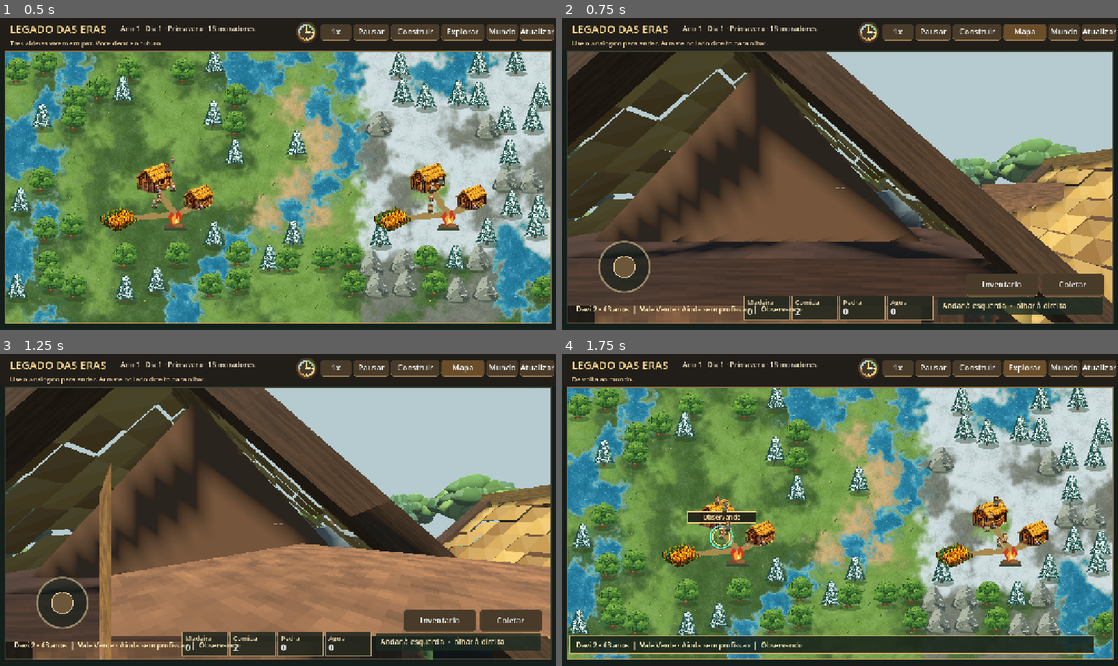
Above: before the commit, frames 1-4 (two rows, left to right).
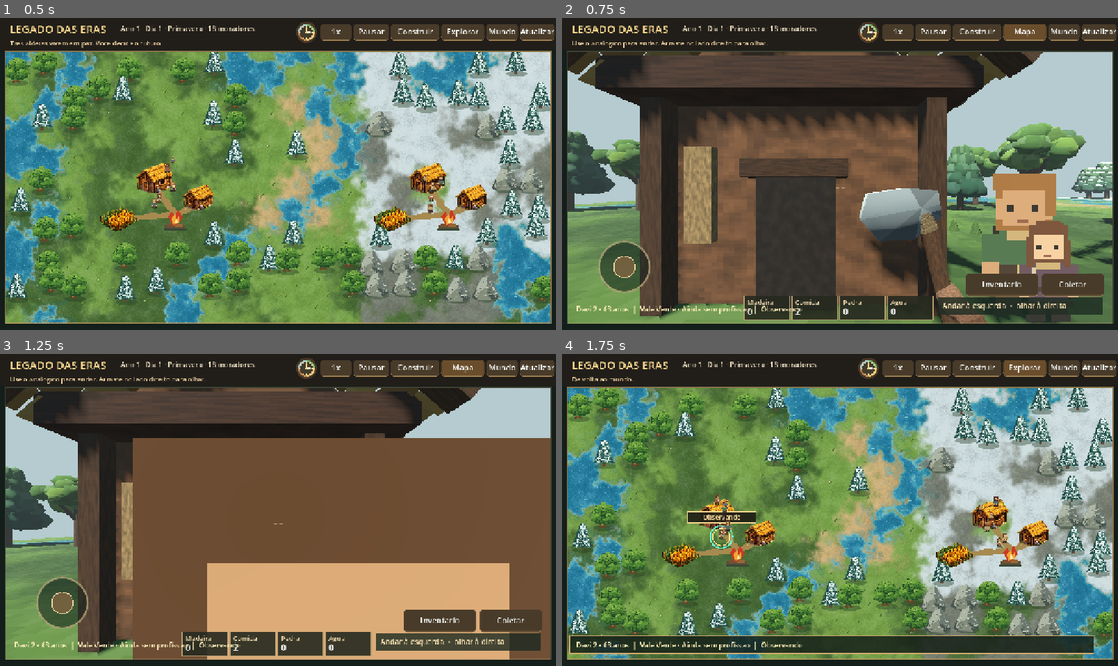
Above: after the commit, the same moments.

Repository: contateste123455667788994321-max/legados-das-eras
Game: Godot game, scene res://scenes/Main.tscn
Two runs of this game, one before a commit and one after it. Both use one fixed random seed, a clock stepped at 60 frames per second and the inputs below.
Inputs:
- Up to frame 1 (0.5 s): no input
- Up to frame 2 (0.75 s): click "Explorar" at 0.5 s
- Up to frame 3 (1.25 s): no input
- Up to frame 4 (1.75 s): click "Mapa" at 1.25 s

Frame 1 is identical in both runs. In frame 2, 57% of the frame differs, in the area x 1-99%, y 10-98%; in frame 3, 62%; in frame 4, nothing differs.

Commit message:
Use same pixel character art in first person and synchronize village layout and proportions with map

Diff:
--- a/scripts/character_3d.gd
+++ b/scripts/character_3d.gd
@@ -340,42 +340,35 @@
 	var houses: int = mini(int(town.get("houses", 2)), 8)
 	var farms: int = mini(int(town.get("farms", 1)), 6)
 	var offsets: Array[Vector2] = [
-		Vector2(0, 0), Vector2(2.1, 1.0), Vector2(-2.0, -1.4),
-		Vector2(2.6, -1.4), Vector2(-2.8, 1.7), Vector2(0, -3.0),
-		Vector2(-0.6, 3.0), Vector2(3.5, 2.9)
+		Vector2(0.0,-0.35)*SPACING, Vector2(1.60,0.35)*SPACING, Vector2(-1.25,-0.75)*SPACING,
+		Vector2(2.15,-0.85)*SPACING, Vector2(-2.4,0.15)*SPACING, Vector2(0.95,-1.65)*SPACING,
+		Vector2(-1.35,1.45)*SPACING, Vector2(2.9,1.15)*SPACING
 	]
 	for i in range(houses):
 		var v: Vector2 = offsets[i]
-		_hut(root_mesh, p + Vector3(v.x, 0, v.y), 0.89 if i > 0 else 1.08, int(town.get("level", 1)))
+		_hut(root_mesh, p + Vector3(v.x, 0, v.y), 1.32 if i > 0 else 1.55, int(town.get("level", 1)))
+	var farm_spots: Array[Vector2] = [Vector2(-1.4,1.15),Vector2(-2.2,2.20),Vector2(1.3,1.85),Vector2(2.9,2.0),Vector2(-2.8,-1.1),Vector2(3.1,-1.4)]
 	for i in range(farms):
-		_farm(root_mesh, p + Vector3(-2.0 + float(i % 3) * 2.8, 0.04, 3.2 + float(i / 3) * 2.2))
-	_fire(root_mesh, p + Vector3(1.4, 0.0, 2.4))
+		_farm(root_mesh,p+Vector3(farm_spots[i].x*SPACING,0.04,farm_spots[i].y*SPACING))
+	_fire(root_mesh,p+Vector3(0.7*SPACING,0,SPACING))
 
 func _make_person_3d(person: Dictionary) -> Node3D:
 	var figure := Node3D.new()
 	root_mesh.add_child(figure)
-	var scale_factor: float = [0.42,0.68,1.0,0.91][game.world.life_stage(person)]
-	figure.scale = Vector3.ONE * scale_factor
-	var female: bool = int(person.get("gender", 0)) == 1
-	var palette := ["#8b6545","#54734b","#986047","#5f7181","#b39254","#6e525c","#536d65","#77543d","#b2a071","#695b48"]
-	var outfit: String = palette[posmod(int(person.get("appearance",person["id"])),10)]
-	var skin: String = ["#e3b68b","#c99568","#ae7850","#895b42","#f0cba3"][posmod(int(person.get("skin",0)),5)]
-	var hair: String = "#c6c0b2" if game.world.life_stage(person)==3 else ["#392b22","#5d3a26","#211f1c","#9c6e36","#6b4830","#a1714c"][posmod(int(person.get("hair",0)),6)]
-	if str(person.get("profession", "")) == "Guarda":
-		outfit = "#667581"
-	elif str(person.get("profession", "")) == "Agricultor":
-		outfit = "#a98b4b"
-	elif str(person.get("profession", "")) == "Construtor":
-		outfit = "#6e7555"
-	_box(figure, Vector3(0.0, 0.91, 0.0), Vector3(0.48, 0.68, 0.30), outfit)
-	_box(figure, Vector3(0.0, 1.43, 0.0), Vector3(0.39, 0.43, 0.38), skin)
-	_box(figure, Vector3(0.0, 1.67, -0.01), Vector3(0.43, 0.12, 0.40), hair)
-	for side in [-1, 1]:
-		_box(figure, Vector3(float(side) * 0.35, 0.85, 0.0), Vector3(0.20, 0.68, 0.22), skin)
-		_box(figure, Vector3(float(side) * 0.14, 0.35, 0.0), Vector3(0.22, 0.64, 0.27), "#584c3b")
-		_box(figure, Vector3(float(side) * 0.14, 0.08, -0.045), Vector3(0.25, 0.17, 0.33), "#392e25")
-	_box(figure, Vector3(-0.10, 1.47, -0.20), Vector3(0.065, 0.067, 0.02), "#2b2a27")
-	_box(figure, Vector3(0.10, 1.47, -0.20), Vector3(0.065, 0.067, 0.02), "#2b2a27")
+	# Sprites pixelados reais no mesmo espaço 3D, como em RPGs retro.
+	var sprite := Sprite3D.new()
+	var atlas := AtlasTexture.new()
+	atlas.atlas = load("res://assets/landscape/people_atlas.svg")
+	var variant: int = posmod(int(person.get("appearance",person["id"])),10)
+	atlas.region = Rect2(float(variant%5)*64.0+16.0,float(int(person["gender"])*2+floori(float(variant)/5.0))*48.0,32.0,48.0)
+	sprite.texture = atlas
+	sprite.pixel_size = 0.028
+	sprite.texture_filter = BaseMaterial3D.TEXTURE_FILTER_NEAREST
+	sprite.billboard = BaseMaterial3D.BILLBOARD_FIXED_Y
+	sprite.alpha_cut = SpriteBase3D.ALPHA_CUT_DISCARD
+	sprite.position.y = 0.59
+	sprite.shaded = true
+	figure.add_child(sprite)
 	return figure
 
 func _refresh_people_models() -> void:
@@ -400,8 +393,10 @@
 		figure.scale = Vector3.ONE * [0.42,0.68,1.0,0.91][game.world.life_stage(person)]
 		figure.position = Vector3((float(person["x"]) + 0.5) * SPACING, 0.0, (float(person["y"]) + 0.5) * SPACING)
 		var d := Vector2(float(person.get("target_x", person["x"])) - float(person["x"]), float(person.get("target_y", person["y"])) - float(person["y"]))
-		if d.length_squared() > 0.04:
-			figure.rotation.y = atan2(-d.x, -d.y)
+		var sprite: Sprite3D = figure.get_child(0) as Sprite3D
+		if sprite != null:
+			sprite.flip_h = d.x < 0
+			sprite.position.y = 0.59 + (absf(sin(float(Time.get_ticks_msec())*0.013+float(id)))*0.035 if d.length_squared()>0.04 and game.world.speed>0 else 0.0)
 
 func _build_signature() -> String:
 	var parts: Array[String] = []
@@ -460,7 +455,7 @@
 func follow(actor: Dictionary, yaw: float, pitch: float = 0.0) -> void:
 	if camera == null or actor.is_empty():
 		return
-	camera.position = Vector3((float(actor["x"]) + 0.5) * SPACING, 1.7, (float(actor["y"]) + 0.5) * SPACING)
+	camera.position = Vector3((float(actor["x"]) + 0.5) * SPACING, 1.18 * [0.42,0.68,1.0,0.91][game.world.life_stage(actor)], (float(actor["y"]) + 0.5) * SPACING)
 	camera.rotation = Vector3(pitch, yaw, 0.0)
 
 func sync_trees() -> void:
